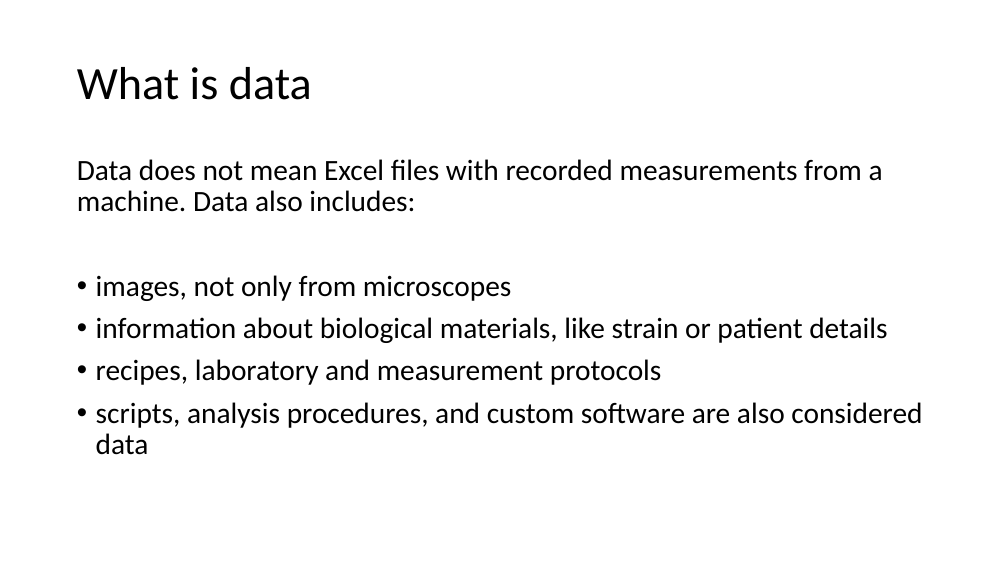
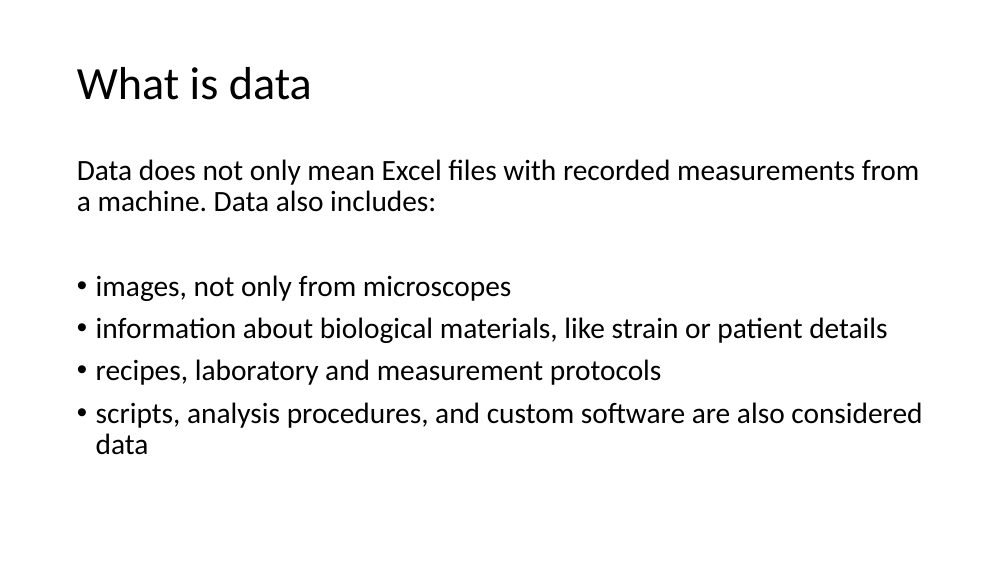
Before and after one commit to tobyhodges/solid-waddle, a slide deck: slide 2 of instructors/Being_FAIR_Episode.pptx. Drawn at 1008x567 pixels with LibreOffice and Linux fonts; fonts in the diff are those of the drawing. Boxes give left, top, right and bottom in pixels: in the first picture for what was removed or moved away, otherwise in the second. Text is boxed around its words. In the diff, an @@ line names an element or a change of style, - is before the commit and + after.

```diff
--- a/instructors/Being_FAIR_Episode.pptx
+++ b/instructors/Being_FAIR_Episode.pptx
@@ text at (77,159,920,212): text changed @@
-Data does not mean Excel files with recorded measurements from a machine. Data also includes:
+Data does not only mean Excel files with recorded measurements from a machine. Data also includes:
```
Also in this commit, not shown: 5 other slides changed, 6 other files.
